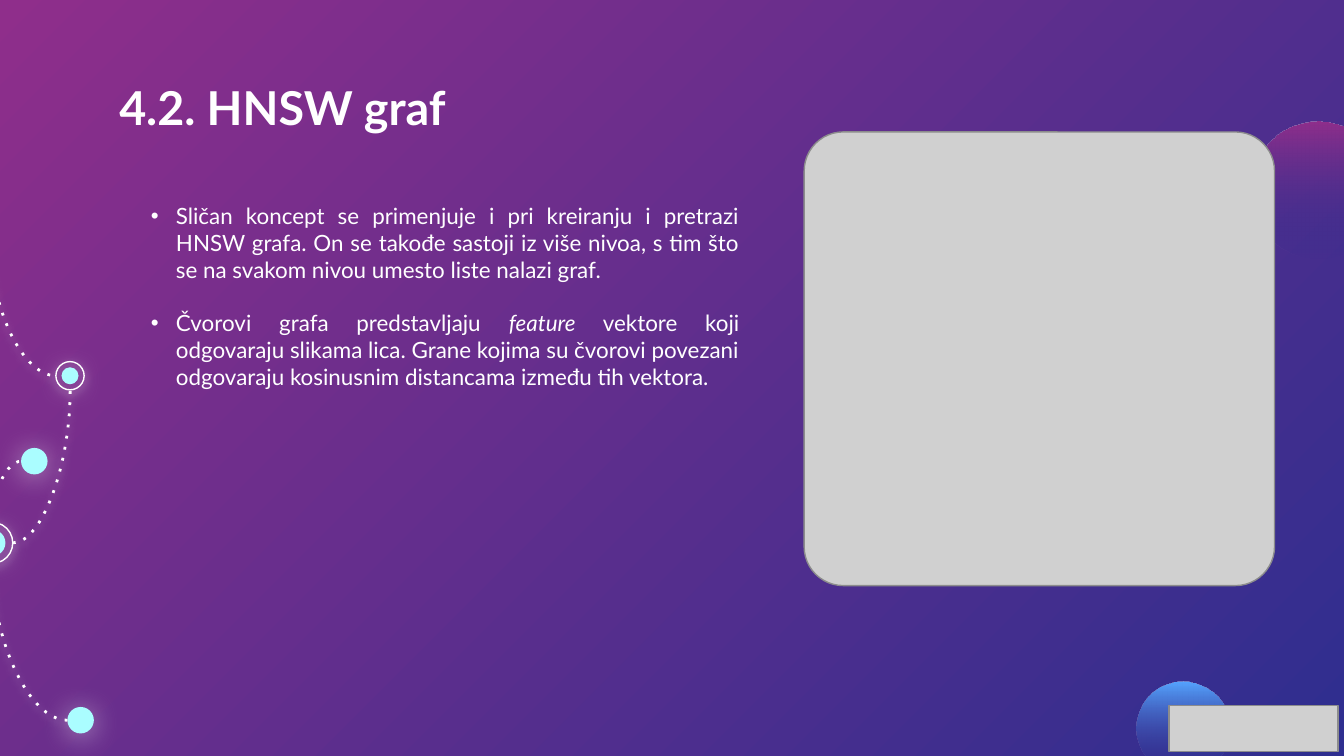
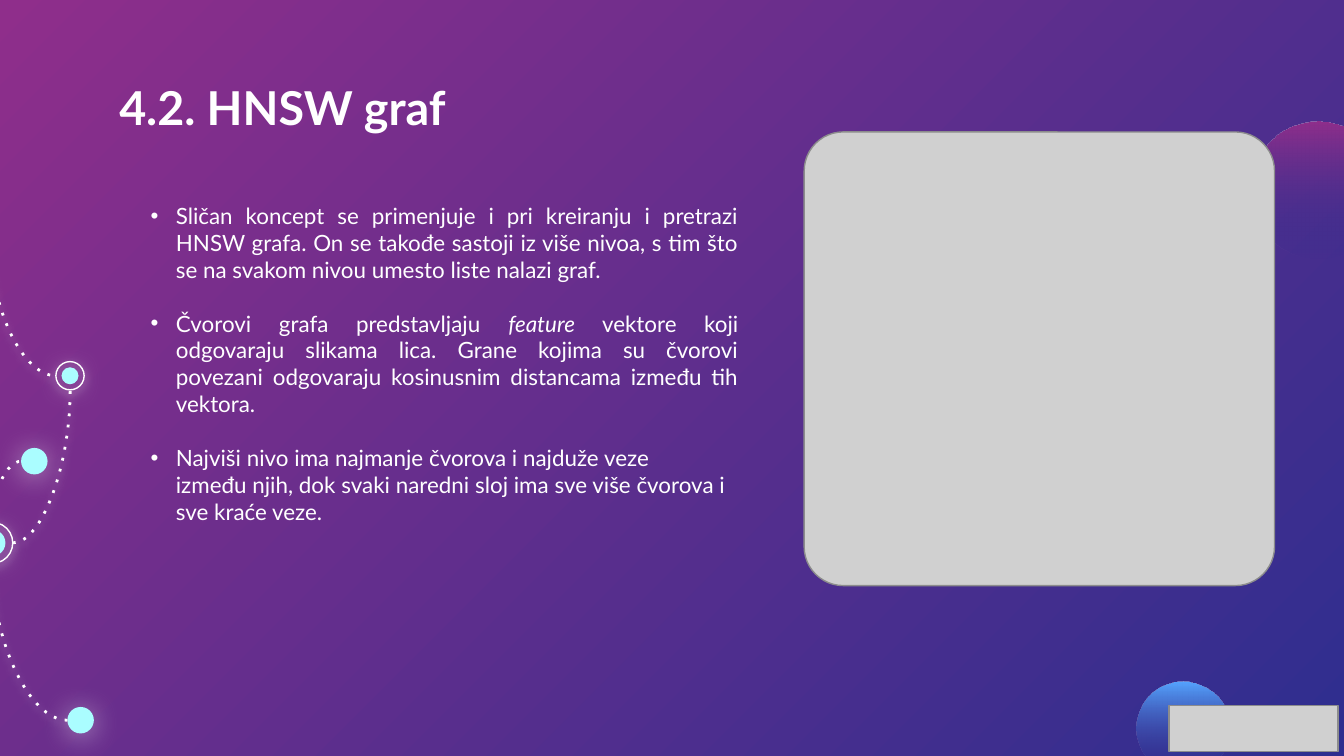
Before and after one commit to DavorJordacevic/MATHVERSE_Finbet_AI, a slide deck: slide 11 of Grafovi za Prepoznavanje i Pretragu Sličnih Entiteta.pptx. Drawn at 1344x756 pixels with LibreOffice and Linux fonts; fonts in the diff are those of the drawing; grey boxes stand for pictures. Boxes give left, top, right and bottom in pixels: in the first picture for what was removed or moved away, otherwise in the second. Text is boxed around its words. In the diff, an @@ line names an element or a change of style, - is before the commit and + after.

```diff
--- a/Grafovi za Prepoznavanje i Pretragu Sličnih Entiteta.pptx
+++ b/Grafovi za Prepoznavanje i Pretragu Sličnih Entiteta.pptx
@@ text at [176,449,724,520]: paragraph added @@
+• Najviši nivo ima najmanje čvorova i najduže veze između njih, dok svaki naredni sloj ima sve više čvorova i sve kraće veze.
```
Also in this commit, not shown: 4 other slides changed.
